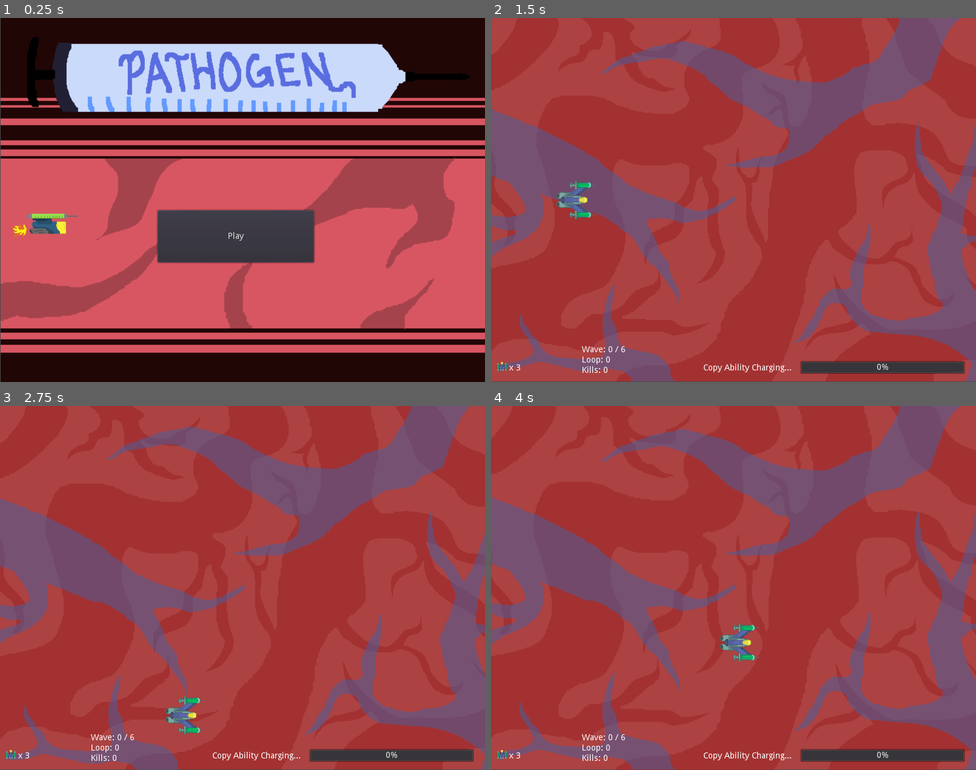
Above: before the commit, frames 1-4 (two rows, left to right).
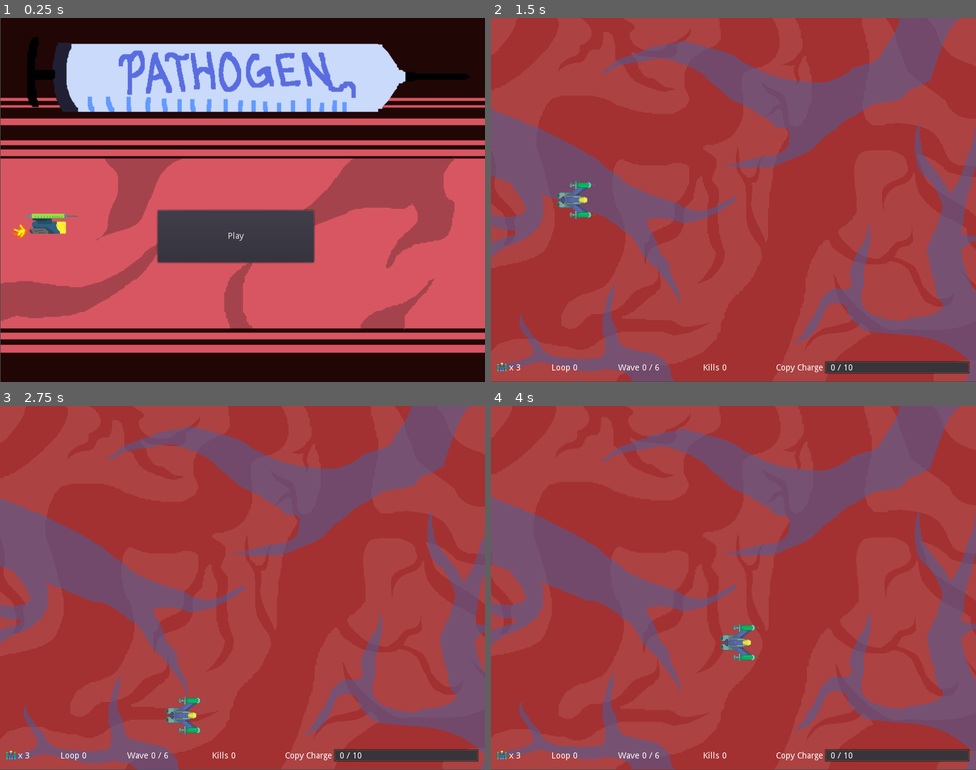
Above: after the commit, the same moments.

Repository: Yerdun/Pathogen
Game: Godot game, scene res://Assets/Scenes/Menus/Title.tscn
Two runs of this game, one before a commit and one after it. Both use one fixed random seed, a clock stepped at 60 frames per second and the inputs below. Sound files missing from this copy of the repository are replaced by a short silence.
Inputs (mouse positions are in pixels of both pictures, inside the frame that each line leads up to):
- Up to frame 1 (0.25 s): no input
- Up to frame 2 (1.5 s): click "Play" at 0.5 s; move the mouse to (840, 181) at 1.27 s; hold Right (ui_right) from 1.28 s (still down); hold B (copy) from 1.28 s (still down)
- Up to frame 3 (2.75 s): tap Space (shoot) at 1.55, 2.1 s; move the mouse to (145, 606) at 2.02 s; release Right (ui_right) at 2.03 s; release B (copy) at 2.03 s; hold Down (ui_down) from 2.03 s (still down); tap B (copy) at 2.3 s
- Up to frame 4 (4 s): move the mouse to (782, 507) at 2.77 s; release Down (ui_down) at 2.78 s; hold Right (ui_right) 2.78-3.53 s; hold Shift (control_focus) 2.78-3.53 s; tap Space (shoot) at 3.05 s; move the mouse to (709, 660) at 3.52 s; hold Up (ui_up) from 3.53 s (still down); tap B (copy) at 3.6 s

The runs differ from the first frame. In frame 1, less than 0.1% of the frame differs, in the area x 2-6%, y 56-61%; in frame 2, 0.7%; in frame 3, 0.7%, in the area x 1-99%, y 90-98%; in frame 4, 0.7%.

Commit message:
Balance changes Enemy balance redone Item drops redone Item charge rate is now dependent on enemy type copied Charge item reworked, now gives you a flat rate Enemy bullet recoloured to contrast with background File hierarchy changes

Diff:
--- a/Assets/Scenes/Enemy/Basic Enemy/Enemy.tscn
+++ b/Assets/Scenes/Enemy/Basic Enemy/Enemy.tscn
@@ -3,7 +3,7 @@
 [ext_resource path="res://Assets/Sprites/Enemy/bomb_enemy.png" type="Texture" id=1]
 [ext_resource path="res://Assets/Scenes/Enemy/Basic Enemy/Enemy.gd" type="Script" id=2]
 [ext_resource path="res://Assets/Sounds/Enemy Sounds/enemy_takedamage.wav" type="AudioStream" id=3]
-[ext_resource path="res://Assets/Sounds/Player Sounds/player_die.wav" type="AudioStream" id=4]
+[ext_resource path="res://Assets/Sounds/Enemy Sounds/enemy_die.wav" type="AudioStream" id=4]
 
 [sub_resource type="RectangleShape2D" id=1]
 extents = Vector2( 32, 32 )
--- a/Assets/Scenes/Enemy/Bomb Enemy/Bomb Enemy.gd
+++ b/Assets/Scenes/Enemy/Bomb Enemy/Bomb Enemy.gd
@@ -4,6 +4,7 @@
 # Declare member variables here. Examples:
 export (PackedScene) var bullet
 export (AudioStream) var explosionSound
+export var numberOfBullets = 12
 
 # Called when the node enters the scene tree for the first time.
 
@@ -35,4 +36,4 @@
 
 
 func _on_Explosion_Timer_timeout():
-	explode(12)
+	explode(numberOfBullets)	# Explode with user specified number of bullets
--- a/Assets/Scenes/Enemy/Bomb Enemy/Bomb Enemy.tscn
+++ b/Assets/Scenes/Enemy/Bomb Enemy/Bomb Enemy.tscn
@@ -16,7 +16,7 @@
 rotation = -1.5708
 
 [node name="Explosion Timer" type="Timer" parent="." index="2"]
-wait_time = 4.5
+wait_time = 3.5
 one_shot = true
 autostart = true
 
--- a/Assets/Scenes/Enemy/Chaser Enemy/Chaser Enemy.gd
+++ b/Assets/Scenes/Enemy/Chaser Enemy/Chaser Enemy.gd
@@ -1,11 +1,6 @@
 extends "res://Assets/Scenes/Enemy/Basic Enemy/Enemy.gd"
 
 export var speed = 240	# How fast the enemy moves towards the player
-
-
-# Called when the node enters the scene tree for the first time.
-func _ready():
-	$"AnimatedSprite".play()
 
 
 # Called every frame. 'delta' is the elapsed time since the previous frame.
--- a/Assets/Scenes/Enemy/Chaser Enemy/Chaser Enemy.tscn
+++ b/Assets/Scenes/Enemy/Chaser Enemy/Chaser Enemy.tscn
@@ -39,7 +39,7 @@
 
 [node name="Chaser Enemy" instance=ExtResource( 1 )]
 script = ExtResource( 2 )
-maxHP = 4
+maxHP = 3
 copyAbility = "speedup"
 
 [node name="Sprite" parent="." index="1"]
@@ -47,3 +47,5 @@
 
 [node name="AnimatedSprite" type="AnimatedSprite" parent="." index="4"]
 frames = SubResource( 6 )
+frame = 2
+playing = true
--- a/Assets/Scenes/Enemy/Piercer Enemy/Piercer Enemy.gd
+++ b/Assets/Scenes/Enemy/Piercer Enemy/Piercer Enemy.gd
@@ -31,4 +31,4 @@
 
 
 func _on_VisibilityNotifier2D_screen_exited():
-	queue_free()	# Unload the scene if it exits the game viewport. Specific to piercer enemies since they're the only ones that really leave the screen regularly, and I'd rather not risk a shooter or chaser disappear.
+	queue_free()	# Unload the enemy if it exits the screen. Specific to piercers since they're the only ones that go offscreen regularly, and I'd rather not risk a shooter or chaser disappear.
--- a/Assets/Scenes/Enemy/Shooter Enemy/Shooter Enemy.gd
+++ b/Assets/Scenes/Enemy/Shooter Enemy/Shooter Enemy.gd
@@ -12,14 +12,14 @@
 func _ready():
 	$"Hitbox".shape.extents = Vector2(32,24)	# Hitbox better fits sprite
 	isShooting = false	# Enemy starts off not shooting
-	linear_velocity.x = -startingVelocity	# Upon entering the scene, moves in from the left at starting velocity
+	linear_velocity.x = -startingVelocity	# Upon entering the scene, moves in from the right at starting velocity
 	applied_force.x = -stoppingForce	# This force slows it down to a halt
 
 func _physics_process(delta):
 	# Enemy starts out moving, opposite force slows it to a halt
-	if linear_velocity.dot(applied_force) > 0:	# Dot product is negative if two vectors are in opposite directions. but turns positive when they're in the same direction. So when the force is enough to turn the object in the other direction...
+	if linear_velocity.dot(applied_force) > 0:	# Dot product is negative if two vectors are in opposite directions, but turns positive when they're in the same direction. So when the force is enough to turn the enemy in the opposite direction...
 		applied_force = Vector2.ZERO	# Stop the enemy (no force, no velocity)
-		linear_velocity.x = 0
+		linear_velocity = Vector2.ZERO
 		if !isShooting:	# If the enemy is currently not shooting
 			_shoot(bulletsToShoot)	# Shoot at the player
 
@@ -42,6 +42,6 @@
 
 	yield(get_tree().create_timer(2), "timeout")	# Wait 2 seconds after firing
 	var chargePosition = $"../Player".get_position()	# Need to get player position again, since this is out of the loop
-	linear_velocity = startingVelocity * Vector2(cos(chargePosition.angle_to_point(position)), sin(chargePosition.angle_to_point(position)))	# When neutralised, this should move towards the player at the starting velocity. My vector mathematics might be off
-	applied_force = stoppingForce * Vector2 (cos(chargePosition.angle_to_point(position)), sin(chargePosition.angle_to_point(position)))	# Likewise, this should be the starting force, in the opposite direction, of the angle between the enemy and the player
+	linear_velocity = startingVelocity * Vector2(cos(chargePosition.angle_to_point(position)), sin(chargePosition.angle_to_point(position)))	# Move towards the player at the starting velocity
+	applied_force = stoppingForce * Vector2 (cos(chargePosition.angle_to_point(position)), sin(chargePosition.angle_to_point(position)))	# Enact a force, opposite of motion, in the angle between the enemy and the player
 	isShooting = false	# Set isShooting to false, so it can shoot again
--- a/Assets/Scenes/Level/Level.gd
+++ b/Assets/Scenes/Level/Level.gd
@@ -14,9 +14,8 @@
 
 	$"Charge Bar".max_value = $"Player/Bullet Control".MaxCharge	# Must check for this repeatedly because MaxCharge increases upon copy
 	$"Charge Bar".value = $"Player/Bullet Control".CurrentCharge	# Set the Charge Bar's value to a percentage of the Player's current charge
-	if $"Player/Bullet Control".CurrentCharge == $"Player/Bullet Control".MaxCharge:
-		$"Copy Bar text".text = "Copy ready!"	# Display message when copy is ready
-	else:
-		$"Copy Bar text".text = "Copy Ability Charging..."
-	$"Lives".text = "x " + str($"Player".lives)
-	$"Score".text = "Wave: " + str(GlobalVariables.finalWave) + " / 6\nLoop: " + str(GlobalVariables.finalLoopCount) + "\nKills: " + str(GlobalVariables.enemiesKilled)
+	$"Copy Bar text".text = "Copy Charge   " + str($"Player/Bullet Control".CurrentCharge) + " / " + str($"Player/Bullet Control".MaxCharge)	# Overlay fraction ready over bar
+	$Lives.text = "x " + str($Player.lives)	# Display score aspects to their appropriate labels
+	$Loop.text = "Loop " + str(GlobalVariables.finalLoopCount)
+	$Wave.text = "Wave " + str(GlobalVariables.finalWave) + " / 6"
+	$Kills.text = "Kills " + str(GlobalVariables.enemiesKilled)
--- a/Assets/Scenes/Level/Level.tscn
+++ b/Assets/Scenes/Level/Level.tscn
@@ -29,10 +29,11 @@
 loop = ExtResource( 6 )
 
 [node name="Charge Bar" type="ProgressBar" parent="."]
-margin_left = 510.0
+margin_left = 550.0
 margin_top = 565.0
-margin_right = 782.0
+margin_right = 790.0
 margin_bottom = 587.0
+percent_visible = false
 __meta__ = {
 "_edit_use_anchors_": false
 }
@@ -42,39 +43,57 @@
 margin_top = 570.0
 margin_right = 70.0
 margin_bottom = 584.0
-text = "x 3"
+text = "x 00"
 __meta__ = {
 "_edit_use_anchors_": false
 }
 
 [node name="Lives Icon" type="TextureRect" parent="."]
 margin_left = 10.0
-margin_top = 566.813
+margin_top = 568.0
 margin_right = 26.0
-margin_bottom = 582.813
+margin_bottom = 584.0
 texture = ExtResource( 9 )
 __meta__ = {
 "_edit_use_anchors_": false
 }
 
 [node name="Copy Bar text" type="Label" parent="."]
-margin_left = 350.0
+margin_left = 470.0
 margin_top = 570.0
-margin_right = 496.0
+margin_right = 601.0
 margin_bottom = 584.0
-text = "Copy Ability Charging..."
+text = "Copy Charge   00 / 00"
 __meta__ = {
 "_edit_use_anchors_": false
 }
 
-[node name="Score" type="Label" parent="."]
-margin_left = 150.0
-margin_top = 540.0
-margin_right = 201.0
-margin_bottom = 588.0
-text = "Wave:
-Loop:
-Kills:"
+[node name="Loop" type="Label" parent="."]
+margin_left = 100.0
+margin_top = 570.0
+margin_right = 147.0
+margin_bottom = 584.0
+text = "Loop 0"
 __meta__ = {
 "_edit_use_anchors_": false
 }
+
+[node name="Wave" type="Label" parent="."]
+margin_left = 210.0
+margin_top = 570.0
+margin_right = 282.0
+margin_bottom = 584.0
+text = "Wave 0 / 0"
+__meta__ = {
+"_edit_use_anchors_": false
+}
+
+[node name="Kills" type="Label" parent="."]
+margin_left = 350.0
+margin_top = 570.0
+margin_right = 409.0
+margin_bottom = 584.0
+text = "Kills 000"
+__meta__ = {
+"_edit_use_anchors_": false
+}
--- a/Assets/Scenes/Level/Waves/Wave 1.gd
+++ b/Assets/Scenes/Level/Waves/Wave 1.gd
@@ -9,7 +9,7 @@
 # Called when the node enters the scene tree for the first time.
 func _ready():
 	._ready()
-	spawner.spawnEnemy(piercerEnemy, 1, "none")
+	spawner.spawnEnemy(piercerEnemy, 1, "copy")
 
 
 # Called every frame. 'delta' is the elapsed time since the previous frame.
@@ -21,7 +21,7 @@
 
 
 func _on_Timer_timeout():
-	spawner.spawnEnemy(piercerEnemy, 6, "copy")
+	spawner.spawnEnemy(piercerEnemy, 6, "none")
 	$Timer2.start()
 
 
--- a/Assets/Scenes/Level/Waves/Wave 2.gd
+++ b/Assets/Scenes/Level/Waves/Wave 2.gd
@@ -32,7 +32,7 @@
 
 
 func _on_Timer3_timeout():
-	spawner.spawnEnemy(bombEnemy, 4, "none")
+	spawner.spawnEnemy(bombEnemy, 4, "life")
 	$Timer4.start()
 
 
@@ -43,11 +43,11 @@
 
 
 func _on_Timer5_timeout():
-	spawner.spawnEnemy(bombEnemy, 4, "copy")
+	spawner.spawnEnemy(bombEnemy, 4, "none")
 	$Timer6.start()
 
 
 func _on_Timer6_timeout():
-	spawner.spawnEnemy(piercerEnemy, 2, "none")
+	spawner.spawnEnemy(piercerEnemy, 2, "copy")
 	spawner.spawnEnemy(piercerEnemy, 6, "none")
 	queue_free()
--- a/Assets/Scenes/Level/Waves/Wave 4.gd
+++ b/Assets/Scenes/Level/Waves/Wave 4.gd
@@ -23,7 +23,7 @@
 
 func _on_Timer_timeout():
 	spawner.spawnEnemy(piercerEnemy, 6, "none")
-	spawner.spawnEnemy(piercerEnemy, 7, "none")
+	spawner.spawnEnemy(piercerEnemy, 7, "life")
 	$Timer2.start()
 
 
@@ -48,7 +48,7 @@
 
 func _on_Timer5_timeout():
 	spawner.spawnEnemy(piercerEnemy, 2, "none")
-	spawner.spawnEnemy(piercerEnemy, 6, "life")
+	spawner.spawnEnemy(piercerEnemy, 6, "none")
 	$Timer6.start()
 
 
--- a/Assets/Scenes/Level/Waves/Wave 5.gd
+++ b/Assets/Scenes/Level/Waves/Wave 5.gd
@@ -9,7 +9,7 @@
 # Called when the node enters the scene tree for the first time.
 func _ready():
 	._ready()
-	spawner.spawnEnemy(bombEnemy, 4, "none")
+	spawner.spawnEnemy(bombEnemy, 4, "life")
 
 
 # Called every frame. 'delta' is the elapsed time since the previous frame.
@@ -26,7 +26,7 @@
 
 
 func _on_Timer2_timeout():
-	spawner.spawnEnemy(chaserEnemy, 5, "copy")
+	spawner.spawnEnemy(chaserEnemy, 5, "none")
 	$Timer3.start()
 
 
@@ -46,7 +46,7 @@
 
 
 func _on_Timer6_timeout():
-	spawner.spawnEnemy(bombEnemy, 4, "life")
+	spawner.spawnEnemy(bombEnemy, 4, "none")
 	$Timer7.start()
 
 
@@ -61,5 +61,5 @@
 
 
 func _on_Timer9_timeout():
-	spawner.spawnEnemy(piercerEnemy, 6, "none")
+	spawner.spawnEnemy(piercerEnemy, 6, "copy")
 	queue_free()
--- a/Assets/Scenes/Menus/Title.tscn
+++ b/Assets/Scenes/Menus/Title.tscn
@@ -22,6 +22,7 @@
 [node name="AnimatedSprite" type="AnimatedSprite" parent="."]
 position = Vector2( 400.763, 299.68 )
 frames = SubResource( 1 )
+frame = 2
 playing = true
 
 [node name="TestLevelButton" type="Button" parent="."]
--- a/Assets/Scenes/Player/Bullet Control.gd
+++ b/Assets/Scenes/Player/Bullet Control.gd
@@ -5,7 +5,11 @@
 export (PackedScene) var CopyBullet # reference to the copy bullet
 
 export (int) var StartingMaxCharge = 10 # default value for MaxCharge
-export (int) var chargeMargin = 5	# After getting a powerup, charge requirement becomes this much higher
+#export (int) var chargeMargin = 10	# After getting a powerup, charge requirement becomes this much higher
+export (int) var rapidChargeMargin = 20	# Each ability increases the charge requirement by a different amount
+export (int) var wideChargeMargin = 25
+export (int) var piercingChargeMargin = 5
+export (int) var speedupChargeMargin = 10
 var MaxCharge = StartingMaxCharge # number of enemies to be killed before copy bullet is ready
 var CurrentCharge # current progress to charge copy bullet
 
@@ -23,6 +27,8 @@
 export (int) var speedupStandard = 450
 export (int) var speedupFocus = 200
 var speedupEnabled	# true if speedup is enabled
+
+export (int) var lifeBonus = 50	# Reaching this amount of kills rewards you with a life
 
 var secretCount
 
@@ -139,14 +145,14 @@
 		$"Shot Cooldown".wait_time = .25
 		$"Copy Success".play()
 		rapidFireEnabled = true
-		MaxCharge += chargeMargin	# Add 5 required kills to Max Charge to balance copy abilities
+		MaxCharge += rapidChargeMargin	# Add required kills to Max Charge to balance copy abilities
 		secretCount += 1
 
 func _enableWideBeam(): # when called, enables wide beam
 	if !wideBeamEnabled:
 		$"Copy Success".play()
 		wideBeamEnabled = true
-		MaxCharge += chargeMargin
+		MaxCharge += wideChargeMargin
 		secretCount += 1
 
 func _enablePiercing(): # when called, enables piercing
@@ -154,7 +160,7 @@
 		SelectedBullet = PiercingBullet
 		$"Copy Success".play()
 		piercingEnabled = true
-		MaxCharge += chargeMargin
+		MaxCharge += piercingChargeMargin
 		secretCount += 1
 
 func _enableSpeedup():
@@ -163,7 +169,7 @@
 		owner.standard_speed = speedupStandard
 		owner.focus_speed = speedupFocus
 		speedupEnabled = true
-		MaxCharge += chargeMargin
+		MaxCharge += speedupChargeMargin
 		secretCount += 1
 
 func _on_Shot_Cooldown_timeout(): # connected to cooldown timer
@@ -179,6 +185,6 @@
 	CurrentCharge = min(MaxCharge, CurrentCharge + 1)
 	# Call this here since it checks when an enemy dies
 	GlobalVariables.enemiesKilled += 1	# Increment kill count by 1
-	if GlobalVariables.enemiesKilled % 100 == 0:
-		owner.lives += 1	# Grant a life for every 100 kills
+	if GlobalVariables.enemiesKilled % lifeBonus == 0:
+		owner.lives += 1	# Grant a life for every 50 kills
 		$"Copy Success".play()
--- a/Assets/Scenes/Player/Bullet Control.tscn
+++ b/Assets/Scenes/Player/Bullet Control.tscn
@@ -8,7 +8,7 @@
 [ext_resource path="res://Assets/Sounds/Player Sounds/player_pierce_shoot.wav" type="AudioStream" id=6]
 [ext_resource path="res://Assets/Sounds/Player Sounds/player_copy_attempt.wav" type="AudioStream" id=7]
 [ext_resource path="res://Assets/Sounds/Player Sounds/player_basic_shoot.wav" type="AudioStream" id=8]
-[ext_resource path="res://Assets/Sounds/Player Sounds/player_die.wav" type="AudioStream" id=9]
+[ext_resource path="res://Assets/Sounds/Enemy Sounds/enemy_die.wav" type="AudioStream" id=9]
 [ext_resource path="res://Assets/Sounds/Player Sounds/player_copy_success.wav" type="AudioStream" id=10]
 [ext_resource path="res://Assets/Sounds/Other Sounds/44429__thecheeseman__hurt2.wav" type="AudioStream" id=11]
 
--- a/Assets/Scenes/Player/Player.gd
+++ b/Assets/Scenes/Player/Player.gd
@@ -1,10 +1,11 @@
 extends Area2D
 
-export var default_standard_speed = 300
-export var default_focus_speed = 140
+export var default_standard_speed = 300	# Standard speed
+export var default_focus_speed = 140	# Speed while focused (slow mode)
+export var copy_item_increase = 10	# Speed the copy item gives you
 
-var standard_speed = default_standard_speed	# Standard speed
-var focus_speed = default_focus_speed	# Speed while focused (slow mode)
+var standard_speed = default_standard_speed
+var focus_speed = default_focus_speed
 export var lives = 3	# Amount of player lives
 var is_dead = false		# Variable used to store death status (if dead, disallow doing anything)
 var can_die = true		# Similar to is_dead, but only controls mercy frames
@@ -56,8 +57,12 @@
 		body.queue_free()	# Remove body
 
 	elif body.is_in_group("copy_extend"):
-		$"Bullet Control".CurrentCharge = $"Bullet Control".MaxCharge	# Max copy charge if colliding with copy charger
-		$"Bullet Control/Copy Ready".play()
+		$"Bullet Control".CurrentCharge += copy_item_increase	# Add user defined amount to charge if colliding with copy charger
+		if $"Bullet Control".CurrentCharge >= $"Bullet Control".MaxCharge:
+			$"Bullet Control".CurrentCharge = $"Bullet Control".MaxCharge # Don't let current charge go over max
+			$"Bullet Control/Copy Ready".play()	# Play copy ready sound
+		else:
+			$"Bullet Control/Copy Fire".play()	# Play copy fire sound to signify a change. Should probably make sound for this
 		body.queue_free()	# Remove body
 
 	elif !is_dead and can_die:	# If colliding with anything else eg. enemy, bullet, die (don't allow dying while respawning)
Not shown, added: Assets/Sounds/Enemy Sounds/enemy_die.wav.import
Not shown, removed: Assets/Sounds/Player Sounds/player_die.wav.import
Binary file changed: Assets/Sprites/Projectiles/enemy_bullet.png
Not shown, added: Assets/Sounds/Enemy Sounds/enemy_die.wav
